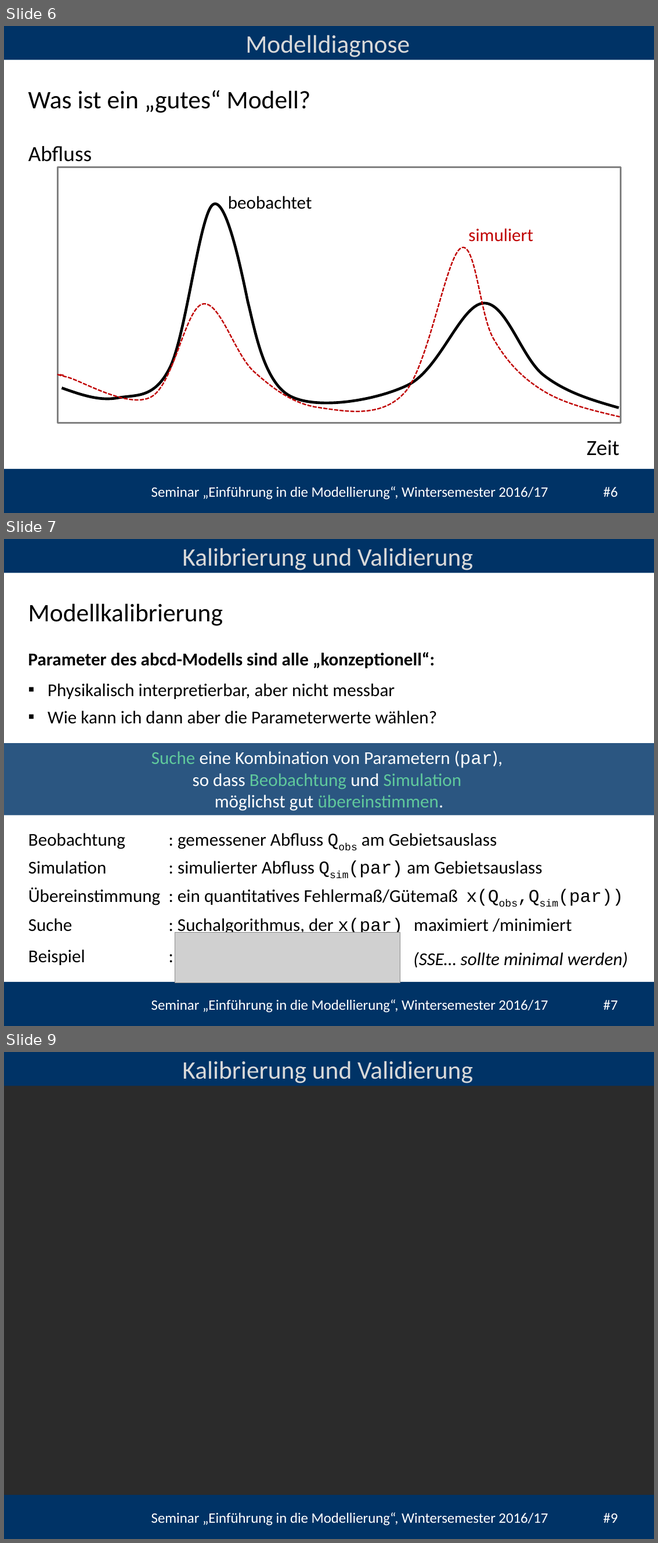
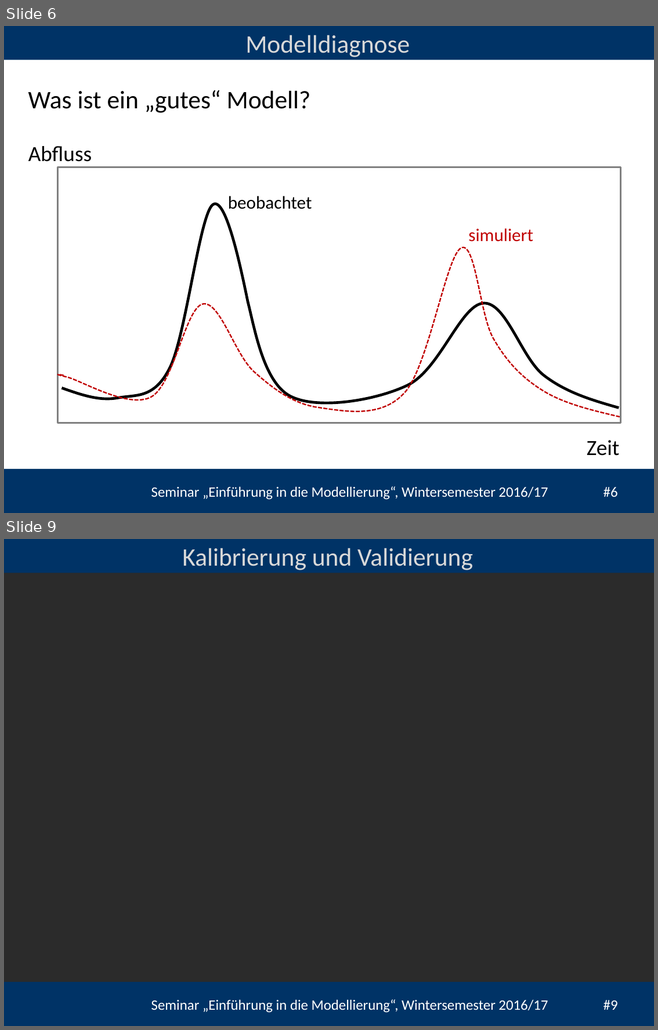
Before and after one commit to heistermann/Einf_Modellierung, a slide deck: Termin_6/folien/UebungModellierung#6.pptx. Shown one above the other, each under a label of ours: slides 6, 7 and 9 before the commit, slides 6 and 9 after it; the slides between them are not shown. The pictures are 658x1543 and 658x1030 pixels, drawn with LibreOffice and Linux fonts; fonts in the diff are those of the drawing; grey boxes stand for pictures; background and template pictures are left out; a plain dark background stands for a picture behind light text. Boxes give left, top, right and bottom in pixels: in the first picture for what was removed or moved away, otherwise in the second. Text is boxed around its words. In the diff, an @@ line names an element or a change of style, - is before the commit and + after.

```diff
--- a/Termin_6/folien/UebungModellierung#6.pptx
+++ b/Termin_6/folien/UebungModellierung#6.pptx
@@ slide 7 removed at box(4, 539, 654, 1026), background #FFFFFF; not listed: 3 template elements that a slide beside it also shows @@
@@ text removed at box(182, 548, 473, 570) @@
-Kalibrierung und Validierung
@@ text removed at box(28, 603, 223, 626) @@
-Modellkalibrierung
@@ text removed at box(28, 652, 434, 668) @@
-Parameter des abcd-Modells sind alle „konzeptionell“:
@@ text removed at box(48, 683, 437, 724) @@
-▪ Physikalisch interpretierbar, aber nicht messbar
-▪ Wie kann ich dann aber die Parameterwerte wählen?
@@ rectangle removed at box(4, 743, 654, 815) @@
-Suche eine Kombination von Parametern (par),
-so dass Beobachtung und Simulation
-möglichst gut übereinstimmen.
@@ text removed at box(28, 833, 496, 849) @@
-Beobachtung : gemessener Abfluss Qobs am Gebietsauslass
@@ text removed at box(28, 861, 542, 878) @@
-Simulation : simulierter Abfluss Qsim(par) am Gebietsauslass
@@ text removed at box(28, 888, 623, 906) @@
-Übereinstimmung : ein quantitatives Fehlermaß/Gütemaß x(Qobs,Qsim(par))
@@ text removed at box(28, 918, 571, 936) @@
-Suche : Suchalgorithmus, der x(par) maximiert /minimiert
@@ picture removed at box(175, 933, 400, 983) @@
@@ text removed at box(28, 950, 85, 965) @@
-Beispiel :
@@ text removed at box(413, 952, 628, 968) @@
-(SSE… sollte minimal werden)
```
Also in this commit, not shown: 2 slides changed, 2 slides added, 1 other slide removed, 23 other files.
